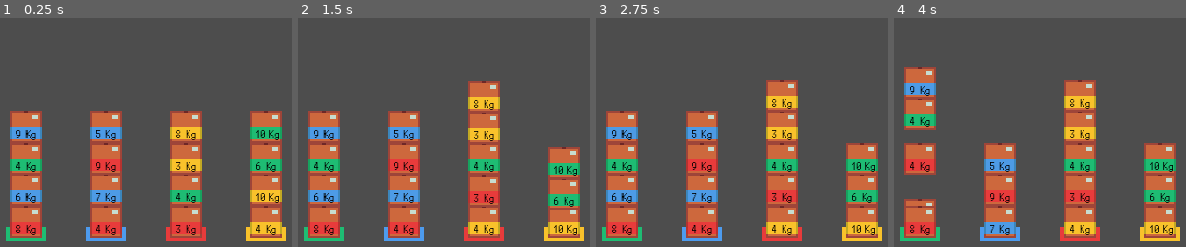
Above: before the commit, frames 1-4 (left to right).
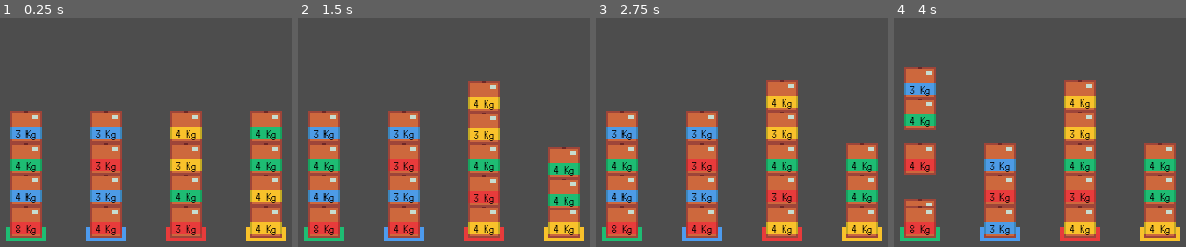
Above: after the commit, the same moments.

Repository: IzaakSantana/market-solutions-game
Game: Godot game, scene res://scenes/levels/level_01.tscn
Same seed, same stepped clock (60 frames per second), same inputs: the game is played once before the commit and once after it. The project has no main scene, so this scene is started directly.
Inputs (mouse positions are in pixels of both pictures, inside the frame that each line leads up to):
- Up to frame 1 (0.25 s): no input
- Up to frame 2 (1.5 s): tap Enter at 0.5 s; move the mouse to (563, 221) at 0.52 s; press the mouse at (563, 221) at 0.53 s; tap Space at 1.25 s; move the mouse to (484, 221) at 1.27 s; release the mouse at (484, 221) at 1.28 s; click (484, 221) at 1.35 s
- Up to frame 3 (2.75 s): tap Enter at 2 s; move the mouse to (701, 221) at 2.02 s; press the mouse at (701, 221) at 2.03 s
- Up to frame 4 (4 s): tap Space at 2.75 s; move the mouse to (920, 189) at 2.77 s; release the mouse at (920, 189) at 2.78 s; click (920, 189) at 2.85 s; tap Enter at 3.5 s; move the mouse to (920, 157) at 3.52 s; press the mouse at (920, 157) at 3.53 s

The runs differ from the first frame. In frame 1, 0.6% of the frame differs, in the area x 5-96%, y 48-81%; in frame 2, 0.6%; in frame 3, 0.6%; in frame 4, 0.6%.

Commit message:
Removed unecessary comments

Diff:
--- a/scripts/objects/box_holder.gd
+++ b/scripts/objects/box_holder.gd
@@ -1,16 +1,14 @@
 extends RigidBody2D
 
 var number_generator = RandomNumberGenerator.new()
-
-@export var weight = number_generator.randi_range(3, 10)
+var min_weight = 3
+var max_weight = 4
+@export var weight = number_generator.randi_range(min_weight, max_weight)
 var mouse_in = false
 var being_held = false
-#var previous_position: Vector2
-#var new_position: Vector2
 
 
 func _ready():
-#	new_position = position
 	$Marker.modulate = GlobalVariables.random_box_color()
 	$Weight.text = str(weight) + " Kg"
 
@@ -22,7 +20,6 @@
 func _process(delta):
 	if Input.is_action_pressed('left_click') and mouse_in:
 
-
 		if can_hold_box():
 			freeze = true
 			GlobalVariables.box_held = true
@@ -31,19 +28,12 @@
 		if being_held:
 			dragging_cursor()
 			position = get_global_mouse_position()
-			#new_position = get_global_mouse_position()
-#		else:
-#			new_position = position
 
 	if Input.is_action_just_released("left_click"):
 		freeze = false
 		GlobalVariables.box_held = false
 		being_held = false
 		pointing_cursor()
-
-
-#func _integrate_forces(state):
-#	position = new_position
 
 
 func _on_mouse_entered():
